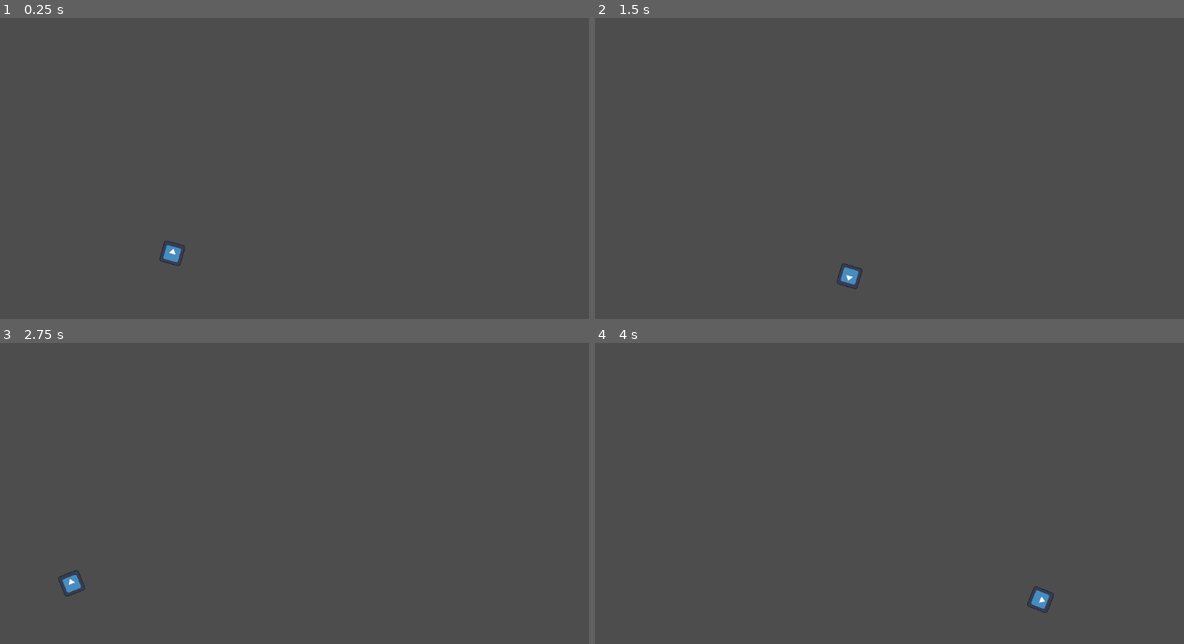
Above: before the commit, frames 1-4 (two rows, left to right).
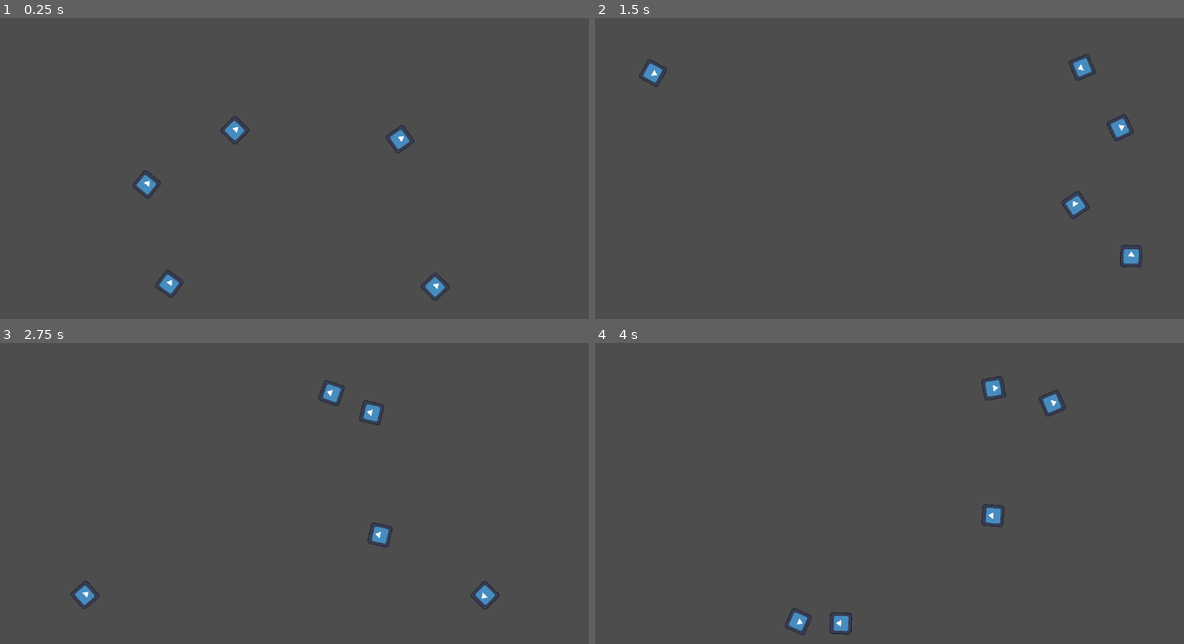
Above: after the commit, the same moments.

Repository: ElevatorBros/RoadRoad
Game: Godot game, scene res://Map.tscn
Same seed, same stepped clock (60 frames per second), same inputs: the game is played once before the commit and once after it. The engine's default icon, where the game draws it, is replaced by a stand-in: a white triangle on a blue panel in a dark square.
Inputs (mouse positions are in pixels of both pictures, inside the frame that each line leads up to):
- Up to frame 1 (0.25 s): no input
- Up to frame 2 (1.5 s): move the mouse to (1030, 153) at 0.52 s; move the mouse to (754, 189) at 1.27 s
- Up to frame 3 (2.75 s): move the mouse to (359, 415) at 2.02 s
- Up to frame 4 (4 s): move the mouse to (854, 568) at 2.77 s; move the mouse to (1083, 550) at 3.52 s

The runs differ from the first frame. In frame 1, 1.0% of the frame differs, in the area x 22-77%, y 32-95%; in frame 2, 1.0%; in frame 3, 1.0%; in frame 4, 1.0%, in the area x 32-80%, y 10-98%.

Commit message:
Fixed mouse

Diff:
--- a/Map.tscn
+++ b/Map.tscn
@@ -12,22 +12,6 @@
 
 [node name="Car" parent="." instance=ExtResource("1_h4w07")]
 position = Vector2(277, 452)
-
-[node name="Car2" parent="." instance=ExtResource("1_h4w07")]
-visible = false
-position = Vector2(893, 126)
-
-[node name="Car3" parent="." instance=ExtResource("1_h4w07")]
-visible = false
-position = Vector2(148, 138)
-
-[node name="Car4" parent="." instance=ExtResource("1_h4w07")]
-visible = false
-position = Vector2(458, 209)
-
-[node name="Car5" parent="." instance=ExtResource("1_h4w07")]
-visible = false
-position = Vector2(490, 423)
 
 [node name="Wall" type="StaticBody2D" parent="."]
 position = Vector2(591, 54)
@@ -75,3 +59,15 @@
 [node name="Wall_Collision" type="CollisionShape2D" parent="Wall4"]
 position = Vector2(0.999939, 0)
 shape = SubResource("RectangleShape2D_1tnxi")
+
+[node name="Car2" parent="." instance=ExtResource("1_h4w07")]
+position = Vector2(759, 458)
+
+[node name="Car3" parent="." instance=ExtResource("1_h4w07")]
+position = Vector2(697, 188)
+
+[node name="Car4" parent="." instance=ExtResource("1_h4w07")]
+position = Vector2(393, 172)
+
+[node name="Car5" parent="." instance=ExtResource("1_h4w07")]
+position = Vector2(236, 272)
--- a/scenes/car/CarCharacterBody2D.gd
+++ b/scenes/car/CarCharacterBody2D.gd
@@ -1,20 +1,36 @@
 extends CharacterBody2D
 
-var initial_velocity = Vector2(250, 10)
+var initial_velocity = Vector2(300, 300)
+var min_velocity = Vector2(-800, -800)
+var max_velocity = Vector2(800, 800)
+
 
 func _ready():
 	set_velocity(initial_velocity)
 
 func _physics_process(delta):
+	rotation = velocity.angle()
+
 	var collision_info = move_and_collide(velocity * delta)
 	if collision_info:
 		velocity = velocity.bounce(collision_info.get_normal())
+		#print("Velocity after bounce", velocity)
 
-	rotation = velocity.angle()
 
 	var mouse = get_global_mouse_position()
+	#var mouse = Vector2(100, 100)
 
-	var bias = 1000 * delta
-	var pos_diff = (mouse - position).normalized()
+	var bias = 300 * delta
+	var pos_diff = (mouse - global_position).normalized()
+	#print("Mouse: ", mouse)
+	#print("Postion: ", global_position)
+	#print("Pos Diff: ", pos_diff)
 
-	velocity += pos_diff * bias
+	#print("Velocity before mouse", velocity)
+	velocity +=  pos_diff * bias
+	#print("Velocity after mouse", velocity)
+
+
+
+	#print("////\n")
+	velocity = velocity.clamp(min_velocity, max_velocity)
